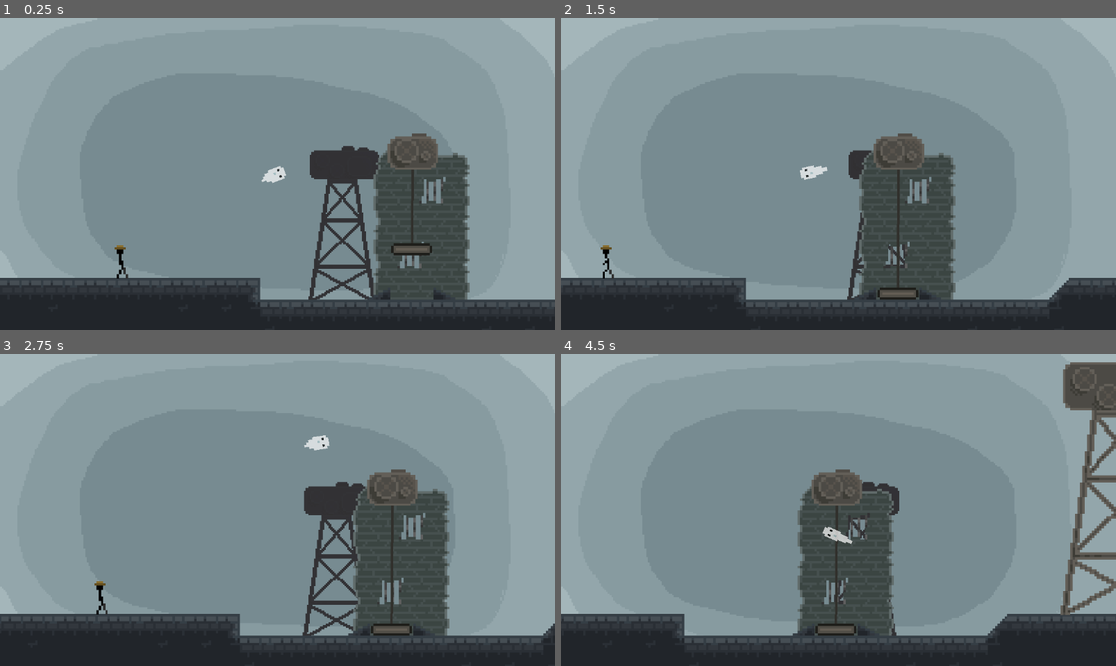
Above: before the commit, frames 1-4 (two rows, left to right).
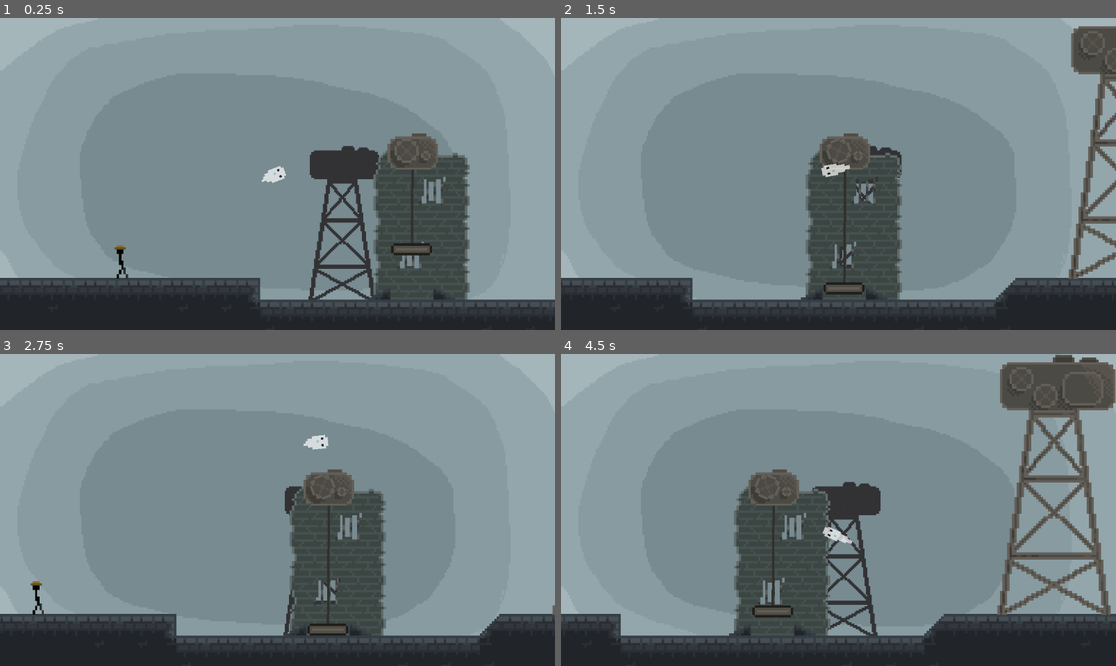
Above: after the commit, the same moments.

Repository: thbop/Spectre
Game: Godot game, scene res://Assets/Scene.tscn
Same seed, same stepped clock (60 frames per second), same inputs: the game is played once before the commit and once after it.
Inputs (mouse positions are in pixels of both pictures, inside the frame that each line leads up to):
- Up to frame 1 (0.25 s): no input
- Up to frame 2 (1.5 s): move the mouse to (960, 158) at 0.52 s; move the mouse to (727, 189) at 1.27 s
- Up to frame 3 (2.75 s): move the mouse to (333, 441) at 2.02 s
- Up to frame 4 (4.5 s): move the mouse to (810, 572) at 2.77 s; move the mouse to (1005, 556) at 3.52 s; move the mouse to (672, 463) at 4.27 s

The runs differ from the first frame. In frame 1, less than 0.1% of the frame differs, in the area x 74-75%, y 54-58%; in frame 2, 15%; in frame 3, 14%; in frame 4, 20%, in the area x 0-100%, y 0-94%.

Commit message:
Elevators kind of work

Diff:
--- a/Assets/Angel.tscn
+++ b/Assets/Angel.tscn
@@ -52,8 +52,9 @@
 "speed": 10.0
 }]
 
-[node name="Angel" type="CharacterBody2D"]
-collision_layer = 2
+[node name="Angel" type="CharacterBody2D" groups=["JeffSwitch", "MachineSwitch"]]
+collision_layer = 6
+collision_mask = 2
 script = ExtResource("1_hnirh")
 
 [node name="CollisionShape2D" type="CollisionShape2D" parent="."]
--- a/Assets/Machines/Elevator.tscn
+++ b/Assets/Machines/Elevator.tscn
@@ -12,9 +12,10 @@
 script = ExtResource("1_5qr87")
 
 [node name="Rope" parent="." instance=ExtResource("2_kwhul")]
-points = PackedVector2Array(-0.999969, -170, -1, 1)
+points = PackedVector2Array(-0.999969, -170, -0.758881, -141.064, -0.508316, -111, -0.258347, -81.002, 0, -50, -1, -20.4261, -1, 1)
 
 [node name="Floor" type="CharacterBody2D" parent="."]
+collision_mask = 5
 
 [node name="CollisionShape2D" type="CollisionShape2D" parent="Floor"]
 position = Vector2(0, 0.25)
--- a/Assets/Machines/Puller.tscn
+++ b/Assets/Machines/Puller.tscn
@@ -8,7 +8,9 @@
 [sub_resource type="RectangleShape2D" id="RectangleShape2D_v6bnl"]
 size = Vector2(106, 70)
 
-[node name="Puller" type="StaticBody2D"]
+[node name="Puller" type="CharacterBody2D"]
+collision_layer = 4
+collision_mask = 4
 script = ExtResource("1_qdweq")
 
 [node name="CollisionShape2D" type="CollisionShape2D" parent="."]
--- a/Assets/Scene.tscn
+++ b/Assets/Scene.tscn
@@ -123,7 +123,7 @@
 position = Vector2(250, 504)
 scale = Vector2(2.65084, 2.65084)
 
-[node name="Angel" parent="Actors" groups=["JeffSwitch"] instance=ExtResource("3_38mhs")]
+[node name="Angel" parent="Actors" instance=ExtResource("3_38mhs")]
 position = Vector2(533, 340)
 scale = Vector2(1.72825, 1.75908)
 
--- a/Assets/Scripts/Machines/Elevator.gd
+++ b/Assets/Scripts/Machines/Elevator.gd
@@ -4,13 +4,18 @@
 @onready var Floor = $Floor
 
 var gravity: int = ProjectSettings.get_setting("physics/2d/default_gravity")
+const UPSPEED: int = -1400
 
 func _process(delta: float) -> void:
 	#Rope.points[0] = get_global_mouse_position()
 
 
-	if not Floor.is_on_floor():
+	if not (Floor.is_on_floor() and Puller.pulling ):
 		Floor.velocity.y += gravity * delta
+
+	if Puller.pulling:
+		Floor.velocity.y = UPSPEED * delta
+
 	Floor.move_and_slide()
 
 	Rope.points[0] = Puller.position
--- a/Assets/Scripts/Machines/Puller.gd
+++ b/Assets/Scripts/Machines/Puller.gd
@@ -1,12 +1,21 @@
-extends StaticBody2D
+extends CharacterBody2D
 @onready var W0 = $Wheel0
 @onready var W1 = $Wheel1
 
-var spin: bool = false
-
+var pulling: bool = false
+var cooldown: int = 0
 
 
 func _process(_delta: float) -> void:
-	if spin:
+	var collision: KinematicCollision2D = move_and_collide(Vector2.ZERO, true)
+	if collision:
+		if collision.get_collider().is_in_group("MachineSwitch") and not cooldown:
+			pulling = not pulling
+			cooldown = 30
+
+	if cooldown:
+		cooldown -= 1
+
+	if pulling:
 		W0.rotate(0.04)
 		W1.rotate(-0.08)
--- a/project.godot
+++ b/project.godot
@@ -20,6 +20,12 @@
 
 window/size/resizable=false
 
+[layer_names]
+
+2d_physics/layer_1="Tiles"
+2d_physics/layer_2="Actors"
+2d_physics/layer_3="Machines"
+
 [rendering]
 
 textures/canvas_textures/default_texture_filter=0
